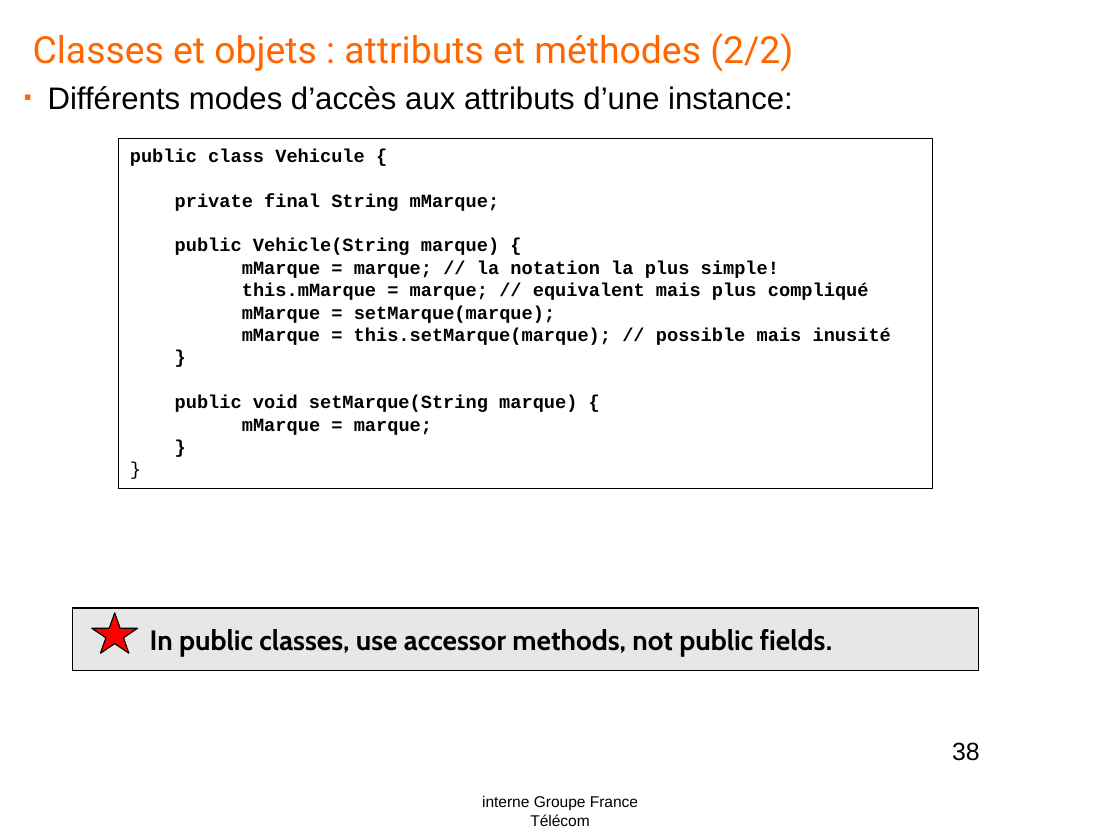
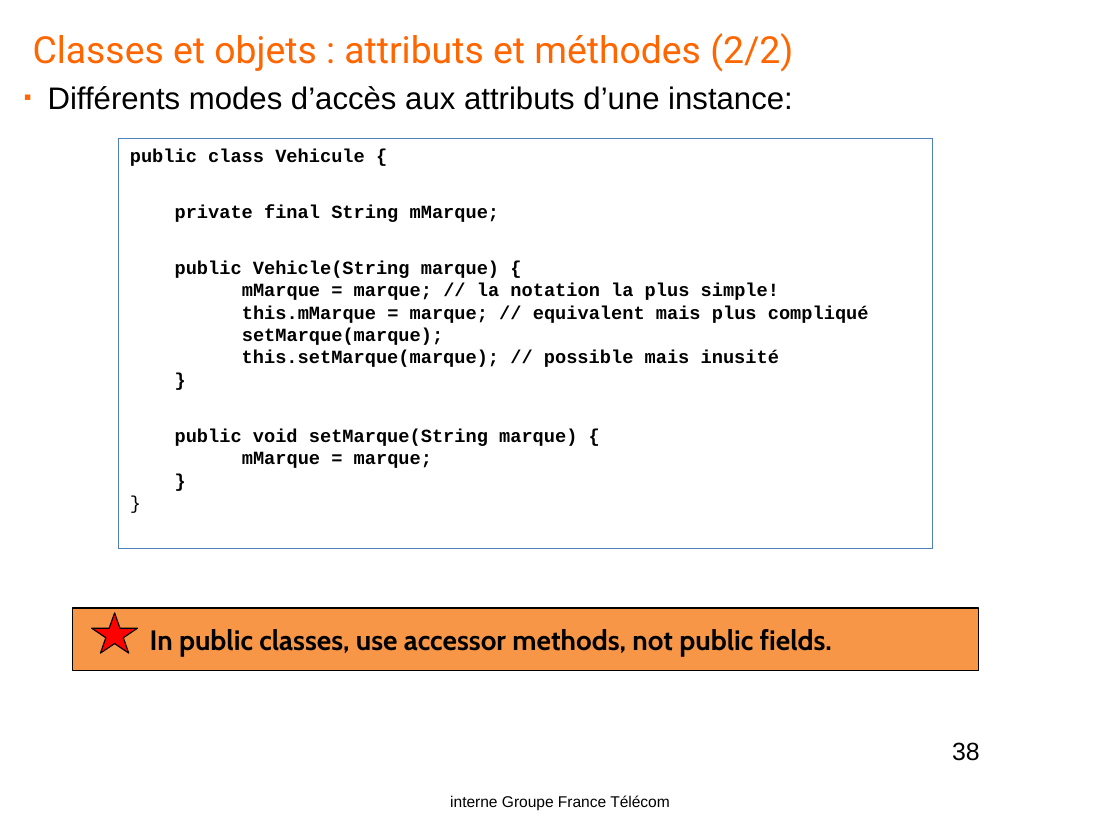
Before and after one commit to yplo6403/formationjava, a slide deck: slide 38 of doc/Java-OL1.pptx. Drawn at 1120x840 pixels with LibreOffice and Linux fonts; fonts in the diff are those of the drawing; background and template pictures are left out. Boxes give left, top, right and bottom in pixels: in the first picture for what was removed or moved away, otherwise in the second. Text is boxed around its words. In the diff, an @@ line names an element or a change of style, - is before the commit and + after.

```diff
--- a/doc/Java-OL1.pptx
+++ b/doc/Java-OL1.pptx
@@ rectangle "public class Vehicule {" resized from (x1=119, y1=138, x2=933, y2=488) to (x1=119, y1=138, x2=933, y2=549) @@
@@ rectangle "public class Vehicule {" at (x1=119, y1=138, x2=933, y2=549): outline #000000 0.75 pt to #4F81BD 0.75 pt @@
@@ text in rectangle at (x1=242, y1=328, x2=779, y2=367): text changed @@
-mMarque = setMarque(marque);
-mMarque = this.setMarque(marque); // possible mais inusité
+setMarque(marque);
+this.setMarque(marque); // possible mais inusité
@@ rectangle at (x1=73, y1=608, x2=979, y2=671): fill #E7E7E7 to #F79646; outline #000000 0.75 pt to #000000 0.74 pt @@
@@ star at (x1=92, y1=613, x2=138, y2=653): outline #000000 0.75 pt to #000000 0.74 pt; proportions changed @@
@@ text "interne Groupe France Télécom" rewrapped from (x1=482, y1=795, x2=638, y2=826) to (x1=450, y1=795, x2=670, y2=810) @@
```
Also in this commit, not shown: 84 other slides changed, 2 slides added.
